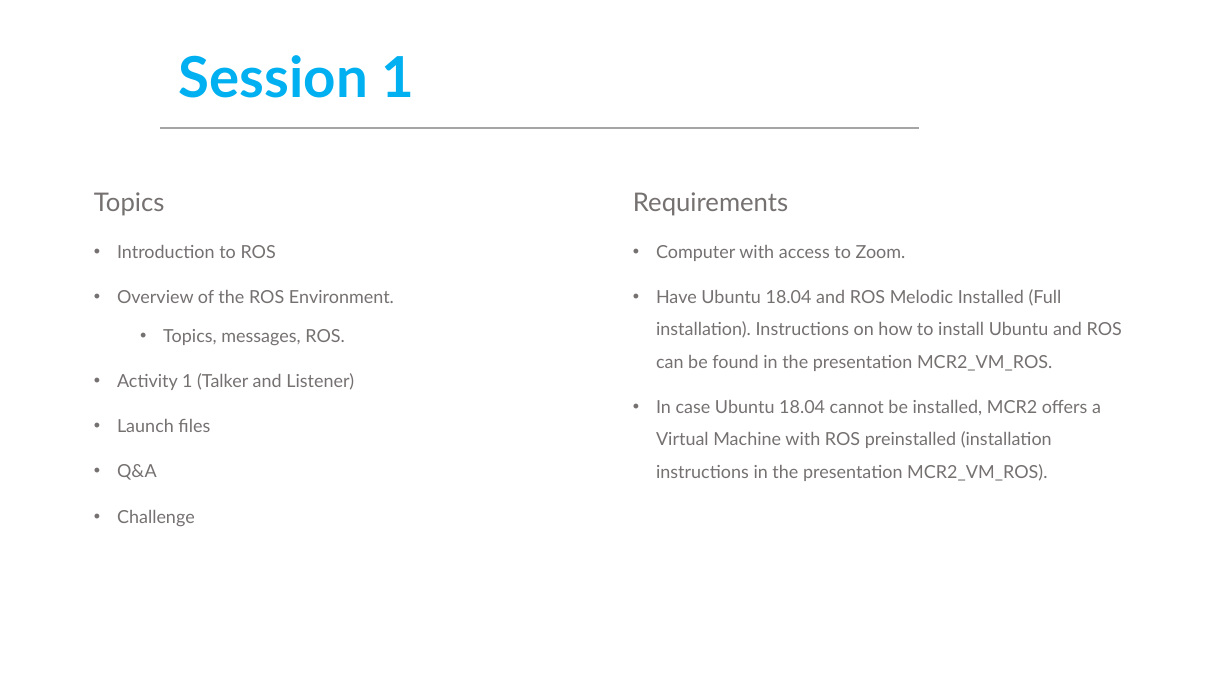
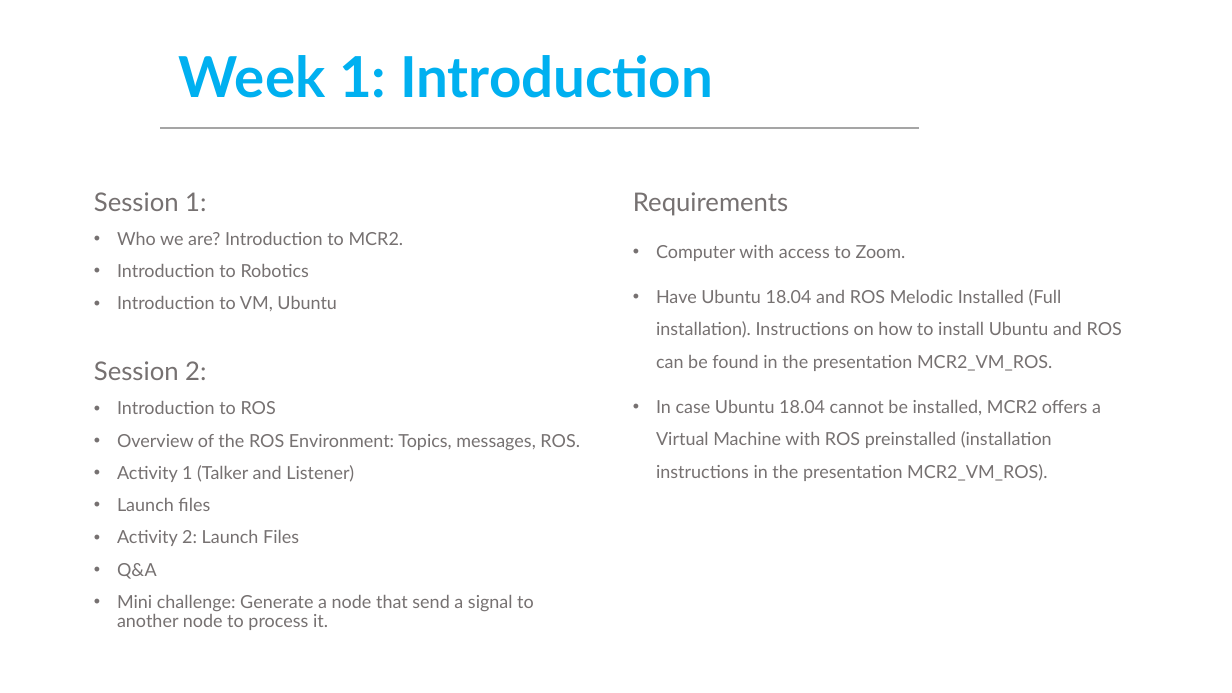
Before and after one commit to ManchesterRoboticsLtd/TE3001B_Robotics_Foundation, a slide deck: slide 5 of MCR2_General_Information_Prerequisites.pptx (slide 4 before the commit). Drawn at 1232x693 pixels with LibreOffice and Linux fonts; fonts in the diff are those of the drawing; background and template pictures are left out. Boxes give left, top, right and bottom in pixels: in the first picture for what was removed or moved away, otherwise in the second. Text is boxed around its words. In the diff, an @@ line names an element or a change of style, - is before the commit and + after.

```diff
--- a/MCR2_General_Information_Prerequisites.pptx
+++ b/MCR2_General_Information_Prerequisites.pptx
@@ title at [179, 55, 713, 98]: text changed @@
-Session 1
+Week 1: Introduction
@@ text at [94, 192, 404, 380]: text changed; size 20 to 14 pt @@
-Topics
+Session 1:
+• Who we are? Introduction to MCR2.
+• Introduction to Robotics
+• Introduction to VM, Ubuntu
+Session 2:
@@ text at [117, 401, 354, 579]: line spacing 1.5 to 0.9 @@
@@ text at [117, 434, 580, 450]: text changed @@
-• Overview of the ROS Environment.
-  • Topics, messages, ROS.
+• Overview of the ROS Environment: Topics, messages, ROS.
@@ text at [117, 530, 299, 546]: paragraph added @@
+• Activity 2: Launch Files
@@ text at [117, 595, 534, 630]: text changed @@
-• Challenge
+• Mini challenge: Generate a node that send a signal to another node to process it.
```
Also in this commit, not shown: 7 other slides changed, 1 slide added, 2 slides removed, 1 other file.
